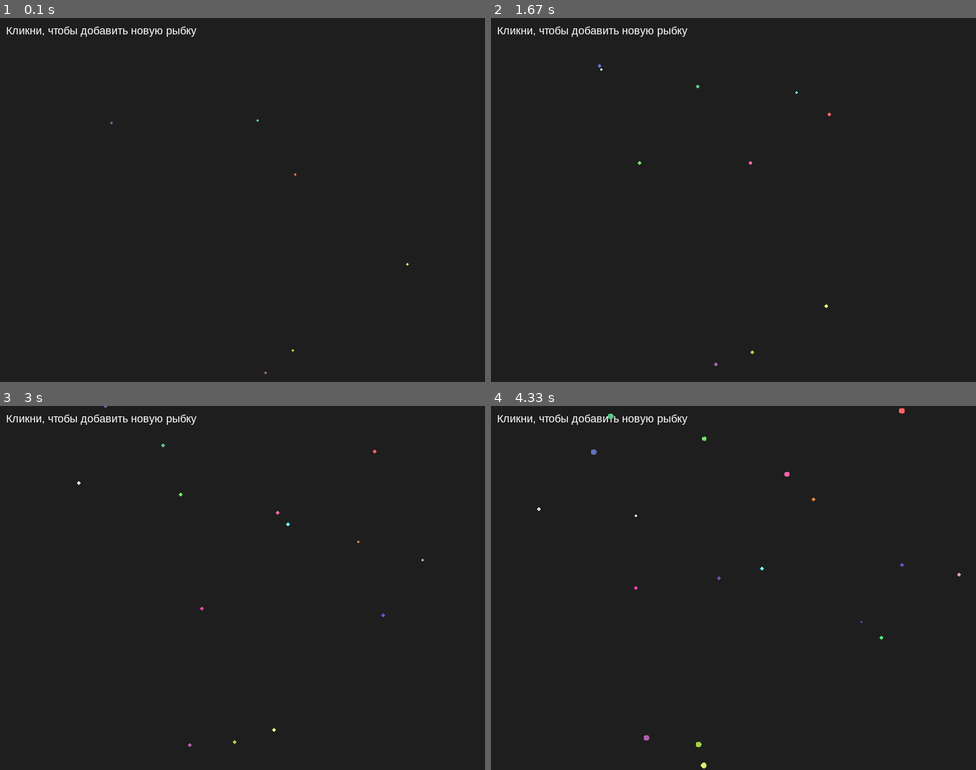
Above: before the commit, frames 1-4 (two rows, left to right).
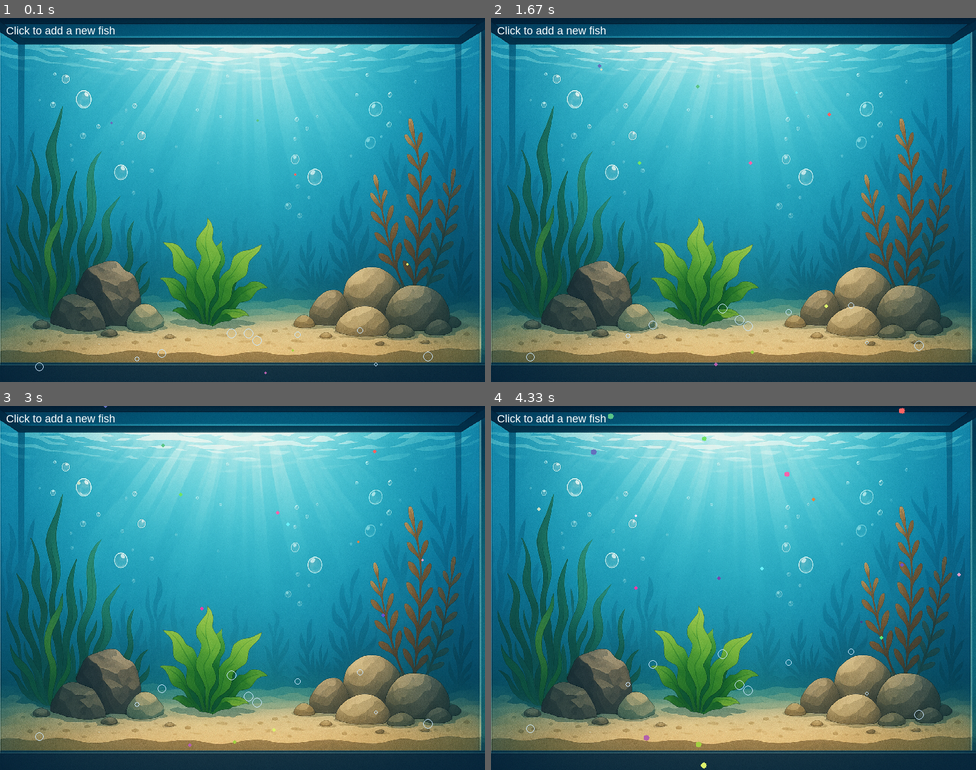
Above: after the commit, the same moments.

Repository: Turkevich91/python_school
Game: pygame game, started from pygames/Aquarium/main.py
The game is run twice, just before and just after one commit, with the same random seed, the same clock (stepped at 60 frames per second) and the same inputs.
Inputs (mouse positions are in pixels of both pictures, inside the frame that each line leads up to):
- Up to frame 1 (0.1 s): no input
- Up to frame 2 (1.67 s): click (733, 200) at 0.38 s; click (617, 203) at 0.72 s; click (806, 72) at 1.05 s; click (607, 65) at 1.42 s
- Up to frame 3 (3 s): click (247, 624) at 1.88 s; click (368, 646) at 2.22 s; click (368, 555) at 2.55 s; click (417, 558) at 2.88 s
- Up to frame 4 (4.33 s): click (903, 660) at 3.22 s; click (752, 573) at 3.55 s; click (626, 522) at 3.88 s; click (864, 628) at 4.22 s

The runs differ from the first frame. In frame 1, 99% of the frame differs, in the area x 0-100%, y 0-100%; in frame 2, 99%; in frame 3, 99%; in frame 4, 99%.

Commit message:
add background image and bubble mechanics to fish simulation

Diff:
--- a/pygames/Aquarium/main.py
+++ b/pygames/Aquarium/main.py
@@ -2,38 +2,76 @@
 import random
 import math
 
-# Инициализация Pygame
+# Initialize Pygame
 pygame.init()
 
-# Размеры окна
+# Window dimensions
 WIDTH, HEIGHT = 800, 600
 screen = pygame.display.set_mode((WIDTH, HEIGHT))
-pygame.display.set_caption("Симуляция рыбок: рост, форма и репульсия")
+pygame.display.set_caption("Aquarium with Fish and Slow Bubbles")
 
 clock = pygame.time.Clock()
 
-# Шрифт для отображения текста
+# Load background image
+try:
+    bg = pygame.image.load("bg.png").convert()
+    bg = pygame.transform.scale(bg, (WIDTH, HEIGHT))
+except Exception as e:
+    print("Error loading bg.png:", e)
+    bg = None  # if the file is not found, fallback to a solid color background
+
+# Font for displaying text
 font = pygame.font.SysFont("Arial", 18)
 
-# Глобальное ограничение на число рыбок в аквариуме
+# Maximum number of fish in the aquarium
 MAX_FISH = 50
 
+
+# ====================================================================
+# Bubble class (Bubbles will move upward slowly)
+# ====================================================================
+class Bubble:
+    def __init__(self):
+        self.x = random.randint(50, WIDTH - 50)
+        # Bubbles appear somewhere in the lower part of the screen
+        self.y = random.randint(HEIGHT - 100, HEIGHT)
+        self.radius = random.randint(3, 8)
+        # Set speed: roughly 3 times slower than the base speed
+        self.speed = random.uniform(1, 3) / 3.0
+        # Bubble color (light blue)
+        self.color = (200, 230, 255)
+
+    def update(self):
+        # Move upward; with reduced speed
+        self.y -= self.speed
+        # If the bubble goes off the top of the screen, reset it to the bottom with a new x position
+        if self.y + self.radius < 0:
+            self.y = HEIGHT + self.radius
+            self.x = random.randint(50, WIDTH - 50)
+
+    def draw(self, surface):
+        # Draw the bubble outline
+        pygame.draw.circle(surface, self.color, (int(self.x), int(self.y)), self.radius, 1)
+
+
+# ====================================================================
+# Fish and Salmon classes
+# ====================================================================
 def mix_colors(color1, color2):
-    """
-    Смешивание двух цветов путем усреднения значений RGB.
-    """
+    """ Average two colors (RGB channels) and return the new color. """
     r = (color1[0] + color2[0]) // 2
     g = (color1[1] + color2[1]) // 2
     b = (color1[2] + color2[2]) // 2
     return (r, g, b)
 
+
 def draw_polygon(surface, color, center, radius, n):
     """
-    Отрисовка правильного многоугольника с n сторонами.
-    Устанавливаем сдвиг, чтобы фигура была ориентирована "вверх".
+    Draw a regular polygon with n sides.
+    The polygon is rotated so that the top vertex is upward.
     """
     points = []
-    angle_offset = -90  # поворачиваем так, чтобы верхняя вершина была наверху
+    angle_offset = -90  # so that the top vertex is on top
     for i in range(n):
         angle = math.radians(angle_offset + i * (360 / n))
         x_i = center[0] + radius * math.cos(angle)
@@ -41,65 +79,53 @@
         points.append((x_i, y_i))
     pygame.draw.polygon(surface, color, points)
 
+
 class Fish:
     def __init__(self, x, y, color, initial_size=2):
         self.x = x
         self.y = y
-        self.color = color  # формат (R, G, B)
-        self.size = initial_size  # начинаем с маленького размера (точка)
+        self.color = color  # (R, G, B)
+        self.size = initial_size  # start with a very small size (a dot)
         self.speed = random.uniform(1, 3)
         self.direction = random.uniform(0, 360)
-        self.cooldown = 0      # Таймер между спариваниями (в кадрах)
-        self.age = 0           # Возраст в кадрах
-        self.mature_age = 200  # Рыбка считается взрослой (и может спариваться) начиная с возраста 200
+        self.cooldown = 0  # Timer between mating events (in frames)
+        self.age = 0  # Age in frames
+        self.mature_age = 200  # Considered mature (able to mate) at age 200 (hexagon shape and above)
 
     def move(self):
         rad = math.radians(self.direction)
         self.x += self.speed * math.cos(rad)
         self.y += self.speed * math.sin(rad)
-
-        # Отскок от краёв окна
+        # Bounce off the screen edges
         if self.x < 0 or self.x > WIDTH:
             self.direction = 180 - self.direction
         if self.y < 0 or self.y > HEIGHT:
             self.direction = -self.direction
 
     def update(self):
-        """
-        Обновление положения, возраста, таймера cooldown и постепенный рост рыбки.
-        """
         self.move()
         self.age += 1
         if self.cooldown > 0:
             self.cooldown -= 1
 
-        # Определяем целевой размер в зависимости от возраста:
-        # < 100: маленькая рыбка (кружок)
-        # 100 ≤ возраст < 200: восьмиугольник (но ещё не взрослая)
-        # 200 ≤ возраст < 400: шестиугольник (взрослая, способна спариваться)
-        # ≥ 400: треугольник (самая старая)
+        # Set the target size based on age:
+        # Age < 100: circle; 100–200: octagon; 200–400: hexagon; 400+: triangle.
         if self.age < 100:
-            target_size = 3    # маленькая рыбка
+            target_size = 3
         elif self.age < 200:
             target_size = 6
         elif self.age < 400:
             target_size = 10
         else:
             target_size = 15
-
-        # Медленный рост: постепенно увеличиваем размер до целевого
+        # Gradually grow the fish to the target size
         growth_rate = 0.05
         if self.size < target_size:
             self.size += growth_rate
 
     def draw(self, surface):
-        """
-        Отрисовка рыбки в зависимости от её возраста:
-         - Менее 100 кадров: кружок.
-         - От 100 до 200: восьмиугольник.
-         - От 200 до 400: шестиугольник.
-         - 400 и старше: треугольник.
-        """
+        # Draw the fish in different shapes according to its age:
+        # < 100: circle; 100–200: octagon; 200–400: hexagon; 400+: triangle.
         if self.age < 100:
             pygame.draw.circle(surface, self.color, (int(self.x), int(self.y)), int(self.size))
         elif self.age < 200:
@@ -110,16 +136,15 @@
             draw_polygon(surface, self.color, (self.x, self.y), self.size, 3)
 
     def is_close(self, other):
-        """
-        Проверка, находятся ли две рыбки достаточно близко для спаривания.
-        """
+        # Check if two fish are close enough for mating interaction.
         distance = math.hypot(self.x - other.x, self.y - other.y)
         return distance < (self.size + other.size + 10)
+
 
 class Salmon(Fish):
     def __init__(self, x, y, color, initial_size=2):
         super().__init__(x, y, color, initial_size)
-        self.speed *= 1.5  # Лосось движется быстрее обычной рыбки
+        self.speed *= 1.5  # Salmon moves faster than a normal fish
 
     def hunt(self, fishes):
         for fish in fishes:
@@ -130,30 +155,29 @@
                     self.direction = math.degrees(math.atan2(dy, dx))
                 break
 
+
 def mate(fish1, fish2):
     """
-    Если обе рыбки готовы к спариванию (cooldown == 0, взрослые особи: возраст >= mature_age),
-    и общее число рыбок меньше MAX_FISH, создается новая рыбка.
-    При этом после спаривания у рыбок устанавливается увеличенный cooldown,
-    а также применяется эффект репульсии, чтобы рыбки оттолкнулись друг от друга.
+    If both fish are ready (cooldown == 0), are mature (age >= mature_age),
+    and the total number of fish is less than MAX_FISH, perform mating.
+    After mating, both fish get an increased cooldown and are repelled from each other.
     """
     if (fish1.cooldown == 0 and fish2.cooldown == 0 and
-        fish1.age >= fish1.mature_age and fish2.age >= fish2.mature_age):
+            fish1.age >= fish1.mature_age and fish2.age >= fish2.mature_age):
         new_color = mix_colors(fish1.color, fish2.color)
         new_x = (fish1.x + fish2.x) / 2
         new_y = (fish1.y + fish2.y) / 2
 
-        # Устанавливаем увеличенный период ожидания после спаривания (например, 120 кадров)
         fish1.cooldown = 120
         fish2.cooldown = 120
 
-        # Применяем репульсию: отталкиваем рыбок друг от друга, чтобы избежать повторного немедленного спаривания
+        # Repulsion: move the fish away from each other
         repulsion_factor = 10
         dx = fish1.x - fish2.x
         dy = fish1.y - fish2.y
         distance = math.hypot(dx, dy)
         if distance == 0:
-            distance = 1  # чтобы избежать деления на ноль
+            distance = 1
         norm_dx = dx / distance
         norm_dy = dy / distance
         fish1.x += norm_dx * repulsion_factor
@@ -161,48 +185,73 @@
         fish2.x -= norm_dx * repulsion_factor
         fish2.y -= norm_dy * repulsion_factor
 
-        # Новая рыбка появляется с маленьким размером и возрастом 0
         return Fish(new_x, new_y, new_color, initial_size=2)
     else:
         return None
 
-# Создаем список рыбок
+
+# ====================================================================
+# Create lists for fish and bubbles
+# ====================================================================
 fishes = []
 
-# Добавляем несколько случайных рыбок
+# Add several random fish
 for _ in range(5):
     x = random.randint(0, WIDTH)
     y = random.randint(0, HEIGHT)
-    # Для яркости цвета используем диапазон от 50 до 255
     color = (random.randint(50, 255), random.randint(50, 255), random.randint(50, 255))
     fishes.append(Fish(x, y, color, initial_size=2))
 
-# Добавляем одного лосося
+# Add one salmon
 x = random.randint(0, WIDTH)
 y = random.randint(0, HEIGHT)
 salmon_color = (255, 100, 100)
 fishes.append(Salmon(x, y, salmon_color, initial_size=2))
 
+# Create a list of bubbles
+bubbles = [Bubble() for _ in range(10)]
+
+
+# ====================================================================
+# Function to draw the background
+# ====================================================================
+def draw_background(surface):
+    if bg:
+        surface.blit(bg, (0, 0))
+    else:
+        surface.fill((0, 0, 80))  # fallback solid background if bg.png is not found
+
+
+# ====================================================================
+# Main game loop
+# ====================================================================
 running = True
 while running:
-    clock.tick(30)  # 30 кадров в секунду
-
-    # Обработка событий: выход и добавление новой рыбки при клике мыши
+    clock.tick(30)  # 30 frames per second
+
     for event in pygame.event.get():
         if event.type == pygame.QUIT:
             running = False
+        # Add a new fish on mouse click
         if event.type == pygame.MOUSEBUTTONDOWN:
             mouse_x, mouse_y = pygame.mouse.get_pos()
             color = (random.randint(50, 255), random.randint(50, 255), random.randint(50, 255))
             fishes.append(Fish(mouse_x, mouse_y, color, initial_size=2))
 
-    # Обновляем состояние всех рыбок
+    # Draw the background image
+    draw_background(screen)
+
+    # Update and draw bubbles
+    for bubble in bubbles:
+        bubble.update()
+        bubble.draw(screen)
+
+    # Update and draw fish
     for fish in fishes:
         if isinstance(fish, Salmon):
             fish.hunt(fishes)
         fish.update()
-
-    # Попытка спаривания: создаем offspring, если рыбки рядом и если общее число рыб меньше MAX_FISH
+    # Check for mating: create offspring if fish are close and total fish < MAX_FISH
     new_fishes = []
     for i in range(len(fishes)):
         for j in range(i + 1, len(fishes)):
@@ -213,13 +262,13 @@
                         new_fishes.append(offspring)
     fishes.extend(new_fishes)
 
-    # Отрисовка
-    screen.fill((30, 30, 30))
-    instruction = font.render("Кликни, чтобы добавить новую рыбку", True, (255, 255, 255))
-    screen.blit(instruction, (10, 10))
     for fish in fishes:
         fish.draw(screen)
 
+    # Draw instructions
+    instruction = font.render("Click to add a new fish", True, (255, 255, 255))
+    screen.blit(instruction, (10, 10))
+
     pygame.display.flip()
 
 pygame.quit()
Binary file added: pygames/Aquarium/bg.png
